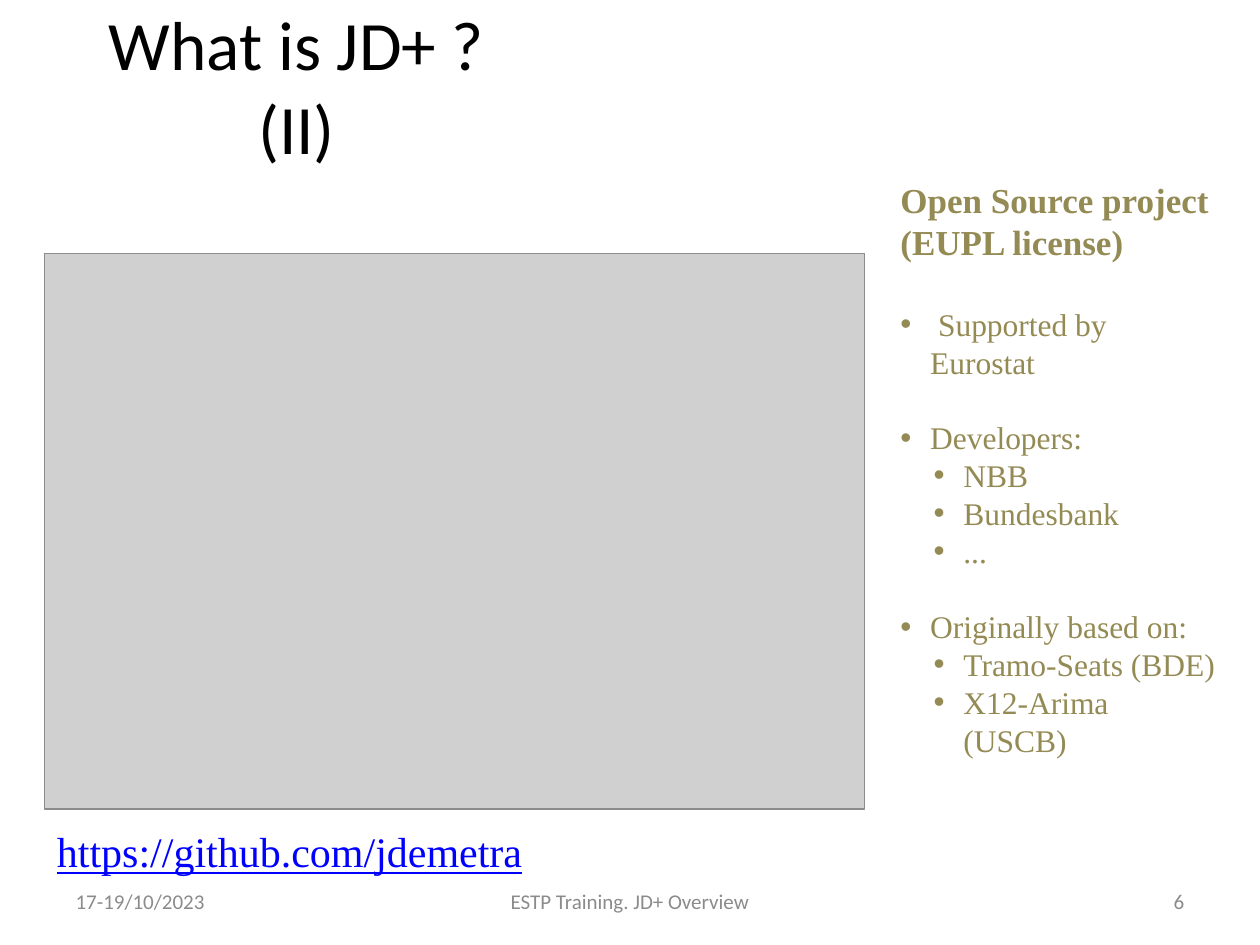
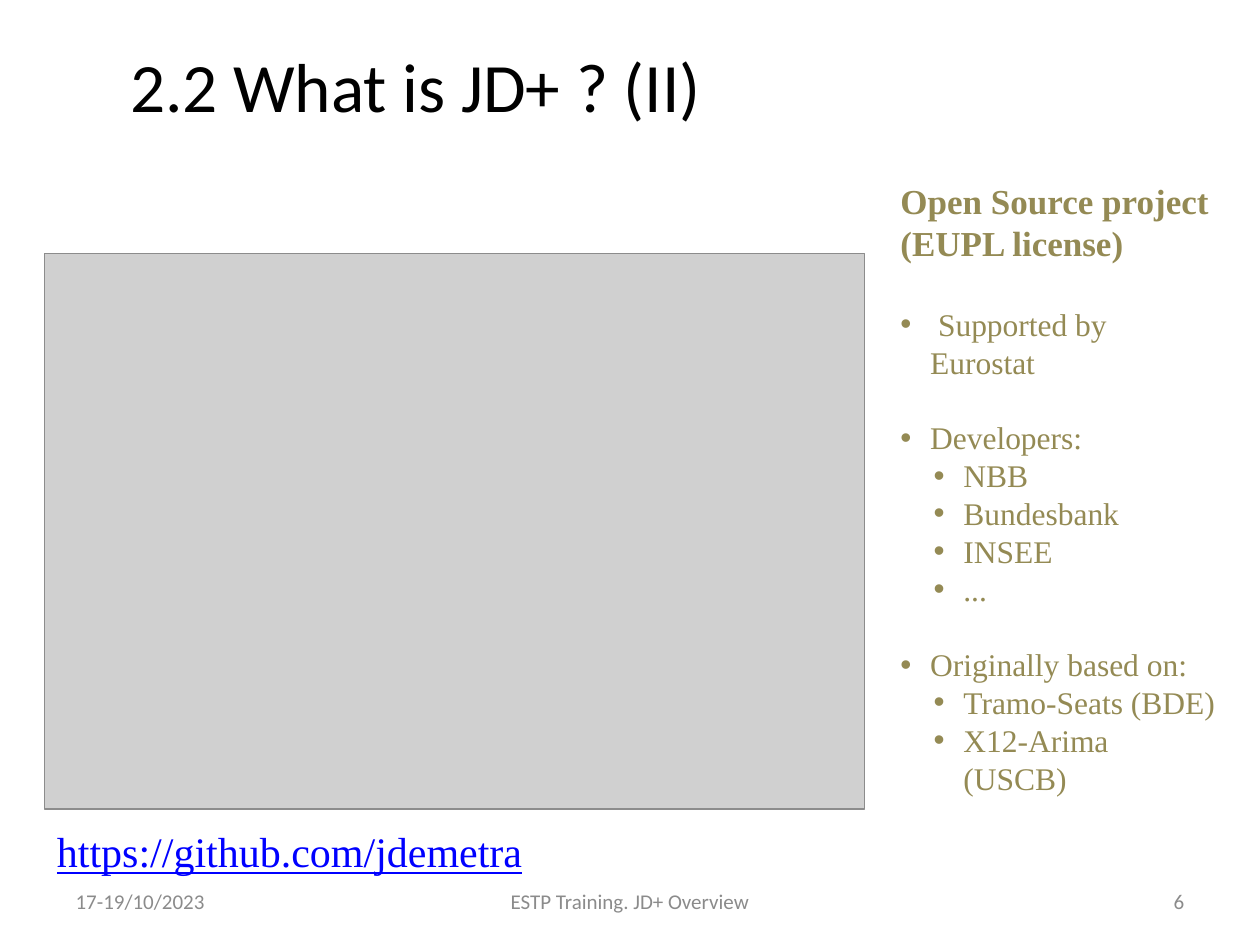
Before and after one commit to palatej/estp2023, a slide deck: slide 6 of Presentations/1.1 JD+_Overview.pptx. Drawn at 1260x945 pixels with LibreOffice and Linux fonts; fonts in the diff are those of the drawing; grey boxes stand for pictures. Boxes give left, top, right and bottom in pixels: in the first picture for what was removed or moved away, otherwise in the second. Text is boxed around its words. In the diff, an @@ line names an element or a change of style, - is before the commit and + after.

```diff
--- a/Presentations/1.1 JD+_Overview.pptx
+++ b/Presentations/1.1 JD+_Overview.pptx
@@ title at [130,61,701,122]: text changed @@
-What is JD+ ? (II)
+2.2 What is JD+ ? (II)
@@ text at [963,542,1052,564]: paragraph added @@
+  • INSEE
```
Also in this commit, not shown: 7 other slides changed, 2 slides removed, 7 other files.
